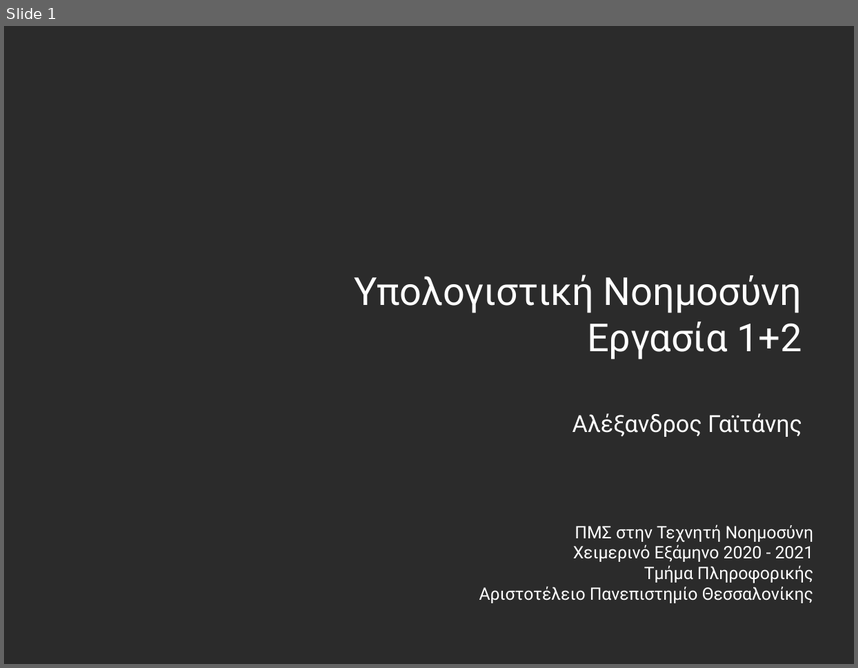
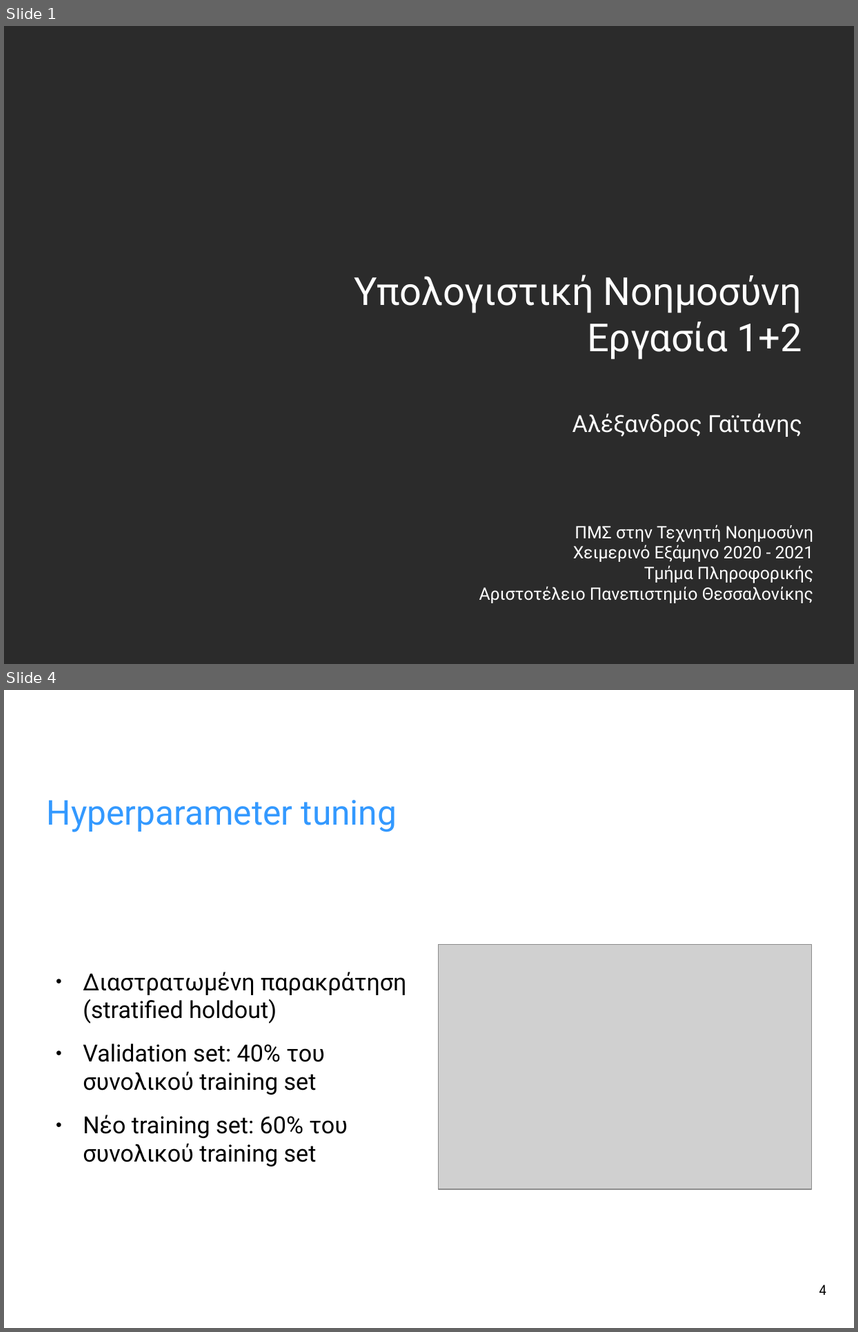
Before and after one commit to agaitanis/msc_ci, a slide deck: presentation_1_2/presentation_1_2.odp. Shown one above the other, each under a label of ours: slide 1 before the commit, slides 1 and 4 after it; the slides between them are not shown. The pictures are 858x668 and 858x1332 pixels, drawn with LibreOffice and Linux fonts; fonts in the diff are those of the drawing; grey boxes stand for pictures; background and template pictures are left out; a plain dark background stands for a picture behind light text. Boxes give left, top, right and bottom in pixels: in the first picture for what was removed or moved away, otherwise in the second. Text is boxed around its words. In the diff, an @@ line names an element or a change of style, - is before the commit and + after.

```diff
--- a/presentation_1_2/presentation_1_2.odp
+++ b/presentation_1_2/presentation_1_2.odp
@@ slide 4 added at [4, 690, 854, 1328], background picture (left out) @@
@@ title added at [47, 800, 397, 832], 32 pt, text #3399FF @@
+Hyperparameter tuning
@@ picture added at [438, 945, 812, 1189] @@
@@ text added at [83, 972, 406, 1166], 22 pt, text #000000 @@
+● Διαστρατωμένη παρακράτηση (stratified holdout)
+● Validation set: 40% του συνολικού training set
+● Νέο training set: 60% του συνολικού training set
@@ page number added at [820, 1284, 827, 1294], 14 pt, text #000000 @@
+4
```
Also in this commit, not shown: 2 slides changed, 4 other slides added, 1 other file.
